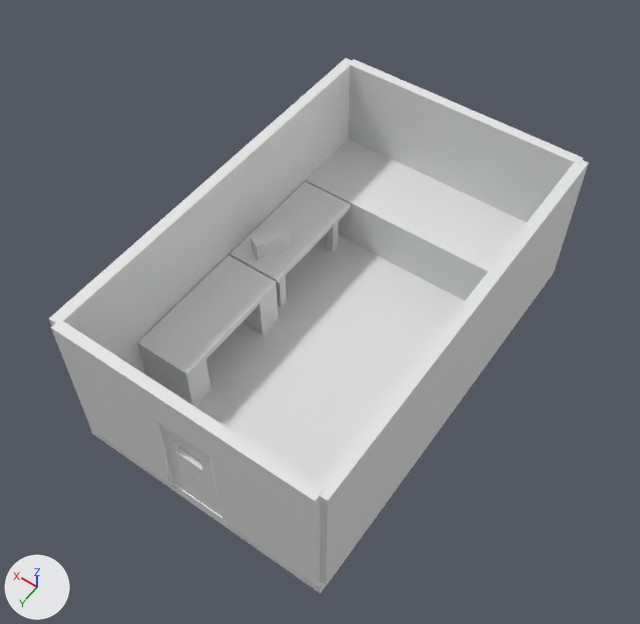
The Blender file Assets/3D models/scene.blend as it was, and as the next commit left it.
One viewpoint serves both versions: a 50 mm camera at (-9.88, 14.8, 24.65) aimed at (-0.09, 1.09, 3.09). The lights are fixed; the arrows at lower left show +X, +Y and +Z.

The first picture shows 'Cube', 'Cube.001', 'Cube.002', 'Cube.003', 'door', 'floor', 'table', 'wall1', 'wall2', 'wall3', 'wall4'.
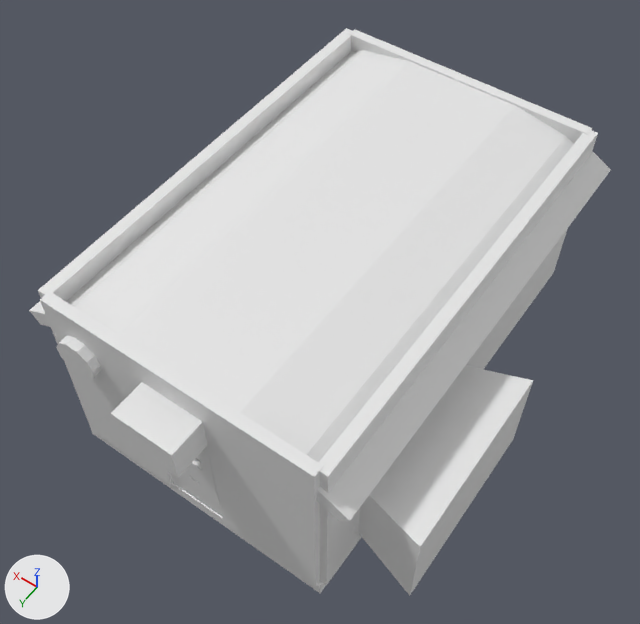
Pixel boxes (x1, y1, x2, y2) of what changed, in the pictures (640 x 624 px; the box of a moved part takes in the faces that stretch with it):
'roof', added: after (29, 50, 611, 521)
'wall2', reshaped (10% taller): before (319, 160, 588, 585); after (319, 130, 598, 596)
'wall1', mesh rescaled: before (49, 58, 352, 375); after (38, 28, 352, 301)
'wall4', reshaped (10% taller): before (51, 319, 323, 587); after (40, 291, 323, 587)
'wall3', mesh rescaled: before (348, 59, 583, 222); after (349, 30, 592, 144)
'vent', added: after (56, 336, 207, 478)
part 4 of me_cube_004, moved or reshaped: before (51, 319, 323, 525); after (40, 291, 323, 525)
part 5 of me_cube_015, built on: before (230, 182, 351, 306)
part 6 of me_cube_013, built on: before (138, 255, 278, 406)
'floor', unchanged, covered by the edit: before (91, 233, 465, 593); after (91, 430, 326, 593)
'Cube.003', unchanged, covered by the edit: before (305, 139, 527, 301)
'Cube.001', unchanged, covered by the edit: before (173, 283, 247, 343)

Patch to the scene script:
```diff
--- a/Assets/3D models/scene.blend.py
+++ b/Assets/3D models/scene.blend.py
@@ me_cube_001 @@
 me_cube_001.from_pydata(...)  # 8 vertices, 6 faces; spans x -1.0..1.0, y -7.1..7.1, z -1.0..2.65
 # used by ob_wall1; location = (4.47, 0.0, 1.7); scale = (0.19, 1.0, 1.45)
+# me_cube_001 part 1: the whole mesh is scaled about its middle by (1, 1, 1.23), then moved by (0.0, 0.0, 0.41)
@@ me_cube_002 @@
 # used by ob_wall2; location = (-4.42, 0.0, 1.7); scale = (0.19, 1.0, 1.45)
-me_cube_002.from_pydata(...)  # 8 vertices, 6 faces; spans x -1.0..1.0, y -7.1..7.1, z -1.0..2.65
+me_cube_002.from_pydata(...)  # 200 vertices, 198 faces; spans x -12.42..1.0, y -7.1..7.1, z -1.0..3.47
+# me_cube_002 part 2: 4 vertices removed from x -1.0..1.0, y -7.1..7.1, z 2.65; 196 vertices added at x -12.42..1.0, y -7.1..7.1, z -1.0..3.47
@@ me_cube_003 @@
 me_cube_003.from_pydata(...)  # 8 vertices, 6 faces; spans x -1.0..1.0, y -0.17..0.17, z -1.0..2.69
 # used by ob_wall3; location = (0.0, -7.02, 1.66); scale = (4.37, 1.0, 1.45)
+# me_cube_003 part 3: the whole mesh is scaled about its middle by (1, 1, 1.22), then moved by (0.0, 0.0, 0.41)
@@ me_cube_004 @@
 me_cube_004.from_pydata(...)  # 48 vertices, 46 faces; spans x -1.0..1.0, y -0.17..0.17, z -1.0..2.69
 # used by ob_wall4; location = (0.0, 7.12, 1.66); scale = (4.37, 1.0, 1.45)
+# me_cube_004 part 4: all 12 vertices in x -1.0..1.0, y -0.17..0.17, z 2.69 are moved by (0.0, 0.0, 0.83)
@@ me_cube_013 @@
 # used by ob_cube; location = (3.22, 2.59, 1.24); scale = (1.0, 2.25, 1.0)
-me_cube_013.from_pydata(...)  # 36 vertices, 34 faces; spans x -1.0..1.0, y -1.0..1.0, z -1.0..1.0
+me_cube_013.from_pydata(...)  # 120 vertices, 118 faces; spans x -2.15..0.0, y -3.04..1.0, z -1.0..1.17
+# me_cube_013 part 6: 36 vertices removed from x -1.0..1.0, y -1.0..1.0, z -1.0..1.0; 120 vertices added at x -2.15..0.0, y -3.04..1.0, z -1.0..1.17
@@ me_cube_015 @@
 # used by ob_table; location = (3.23, -1.87, 2.14); scale = (1.0, 2.15, -0.0929)
-me_cube_015.from_pydata(...)  # 60 vertices, 53 faces; spans x -1.0..1.0, y 0.0..1.0, z -1.0..20.5
+me_cube_015.from_pydata(...)  # 314 vertices, 312 faces; spans x -1.0..1.0, y -1.0..1.0, z -0.8..20.1
+# me_cube_015 part 5: 60 vertices removed from x -1.0..1.0, y 0.0..1.0, z -1.0..20.5; 314 vertices added at x -1.0..1.0, y -1.0..1.0, z -0.8..20.1
@@ me_cube_033 @@
+me_cube_033.from_pydata([(-1.95, -7.22, 6.52), (-1.95, -7.22, 8.52), (-1.95, 7.22, 6.52), (-1.95, 7.22, 8.52), (-3.45, 7.22, 9.43), (-3.76, 7.22, 7.85), (-3.45, -7.22, 9.43), (-3.76, -7.22, 7.85), (0.0, 7.22, 6.52), (0.0, 7.22, 8.52), (0.0, -7.22, 6.52), (0.0, -7.22, 8.52), (-5.0, 7.22, 12.78), (-5.31, 7.22, 11.2), (-5.0, -7.22, 12.78), (-5.31, -7.22, 11.2)], [], [(2, 0, 7, 5), (5, 7, 15, 13), (1, 3, 4, 6), (10, 11, 1, 0), (9, 3, 1, 11), (3, 2, 5, 4), (2, 8, 10, 0), (0, 1, 6, 7), (2, 3, 9, 8), (15, 14, 12, 13), (7, 6, 14, 15), (6, 4, 12, 14), (4, 5, 13, 12)])
@@ ob_cube @@
 ob_cube.scale = (1.0, 2.25, 1.0)
+_m = ob_cube.modifiers.new('Mirror', 'MIRROR')
+_m.use_clip = True
@@ ob_table @@
 ob_table.scale = (1.0, 2.15, -0.0929)
-_m = ob_table.modifiers.new('Mirror', 'MIRROR')
-_m.use_axis = (False, True, False)
@@ ob_vent @@
+ob_vent = bpy.data.objects.new('vent', me_cylinder)  # 67 vertices, 56 faces; spans x -5.53..0.84, y -0.68..3.44, z -0.6..1.98
+ob_vent.location = (3.28, 5.78, 0.95)
+ob_vent.scale = (0.773, 0.773, 2.5)
@@ ob_roof @@
+ob_roof = bpy.data.objects.new('roof', me_cube_033)  # modifiers MIRROR
+ob_roof.location = (0.0, 0.0, 8.37)
+ob_roof.scale = (1.0, 1.0, -0.253)
```
